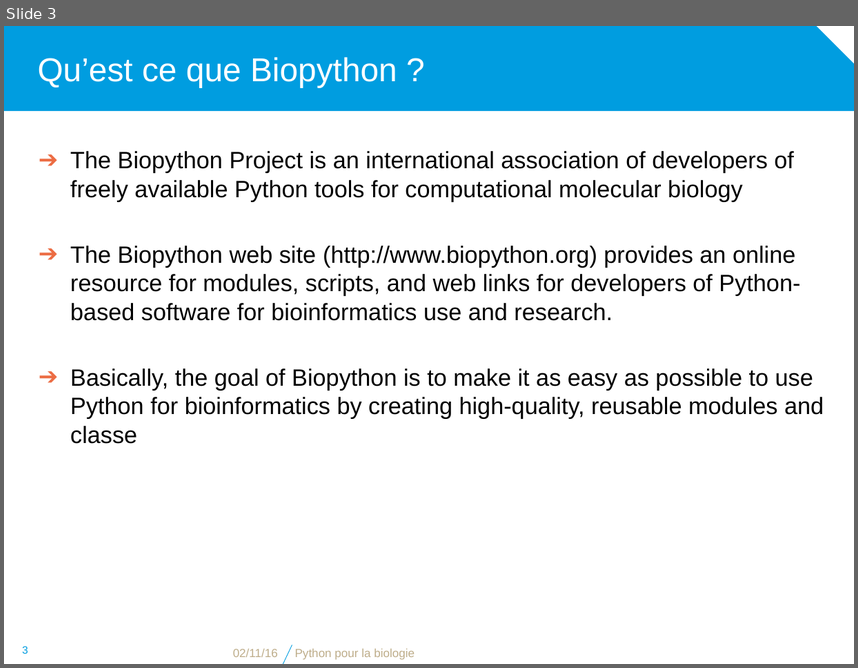
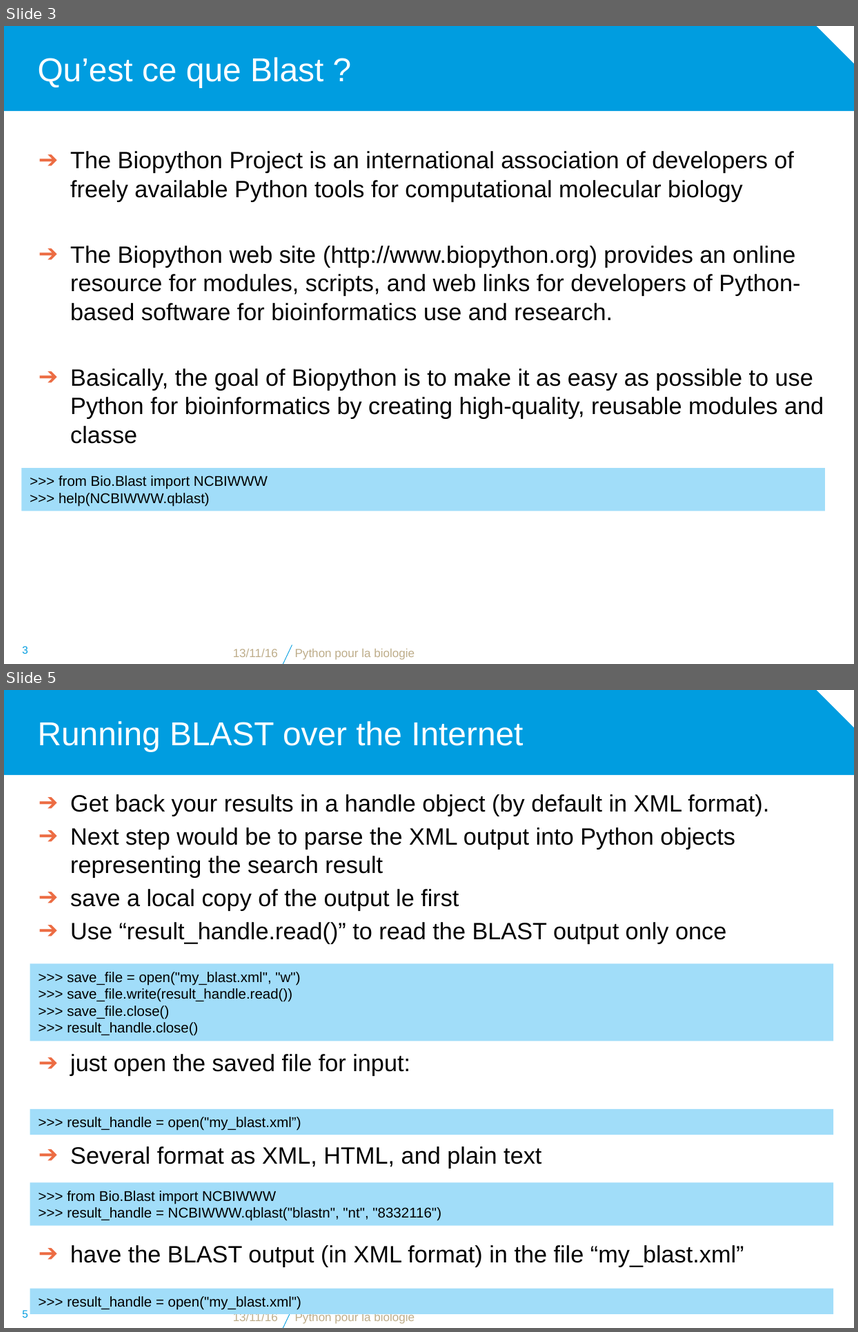
Before and after one commit to bdartigues/python_cnrs_formation, a slide deck: slides/python_biopython_Blast.pptx. Shown one above the other, each under a label of ours: slide 3 before the commit, slides 3 and 5 after it; the slides between them are not shown. The pictures are 858x668 and 858x1332 pixels, drawn with LibreOffice and Linux fonts; fonts in the diff are those of the drawing; background and template pictures are left out. Boxes give left, top, right and bottom in pixels: in the first picture for what was removed or moved away, otherwise in the second. Text is boxed around its words. In the diff, an @@ line names an element or a change of style, - is before the commit and + after.

```diff
--- a/slides/python_biopython_Blast.pptx
+++ b/slides/python_biopython_Blast.pptx
@@ slide 5 added at (x1=4, y1=690, x2=854, y2=1328), background #FFFFFF; not listed: 2 template elements that a slide beside it also shows @@
@@ title added at (x1=38, y1=721, x2=523, y2=751), 28 pt, text #FFFFFF @@
+Running BLAST over the Internet
@@ text added at (x1=70, y1=794, x2=769, y2=1076), 20 pt, text #000000 @@
+➔ Get back your results in a handle object (by default in XML format).
+➔ Next step would be to parse the XML output into Python objects representing the search result
+➔ save a local copy of the output le first
+➔ Use “result_handle.read()” to read the BLAST output only once
+➔ just open the saved file for input:
@@ rectangle added at (x1=30, y1=964, x2=833, y2=1041), fill #A1DDF9, 12 pt, text #000000 @@
+>>> save_file = open("my_blast.xml", "w")
+>>> save_file.write(result_handle.read())
+>>> save_file.close()
+>>> result_handle.close()
@@ rectangle added at (x1=30, y1=1109, x2=833, y2=1134), fill #A1DDF9, 12 pt, text #000000 @@
+>>> result_handle = open("my_blast.xml”)
@@ text added at (x1=70, y1=1146, x2=542, y2=1167), 20 pt, text #000000 @@
+➔ Several format as XML, HTML, and plain text
@@ rectangle added at (x1=30, y1=1182, x2=833, y2=1225), fill #A1DDF9, 12 pt, text #000000 @@
+>>> from Bio.Blast import NCBIWWW
+>>> result_handle = NCBIWWW.qblast("blastn", "nt", "8332116")
@@ text added at (x1=70, y1=1245, x2=744, y2=1266), 20 pt, text #000000 @@
+➔ have the BLAST output (in XML format) in the file “my_blast.xml”
@@ rectangle added at (x1=30, y1=1288, x2=833, y2=1313), fill #A1DDF9, 12 pt, text #000000 @@
+>>> result_handle = open("my_blast.xml")
@@ page number added at (x1=22, y1=1310, x2=28, y2=1317), 9 pt, text #009DE0 @@
+5
@@ text added at (x1=233, y1=1311, x2=278, y2=1321), 10 pt, text #BEAD8A @@
+13/11/16
@@ text added at (x1=295, y1=1311, x2=415, y2=1323), 10 pt, text #BEAD8A @@
+Python pour la biologie
@@ slide 3 changed as well @@
@@ title at (x1=38, y1=57, x2=323, y2=87): text changed @@
-Qu’est ce que Biopython ?
+Qu’est ce que Blast ?
@@ rectangle added at (x1=22, y1=468, x2=825, y2=510), fill #A1DDF9, 12 pt, text #000000 @@
+>>> from Bio.Blast import NCBIWWW
+>>> help(NCBIWWW.qblast)
@@ text at (x1=233, y1=648, x2=278, y2=657): text changed @@
-02/11/16
+13/11/16
```
Also in this commit, not shown: 2 other slides changed, 4 other slides added, 29 slides removed, 4 other files.
